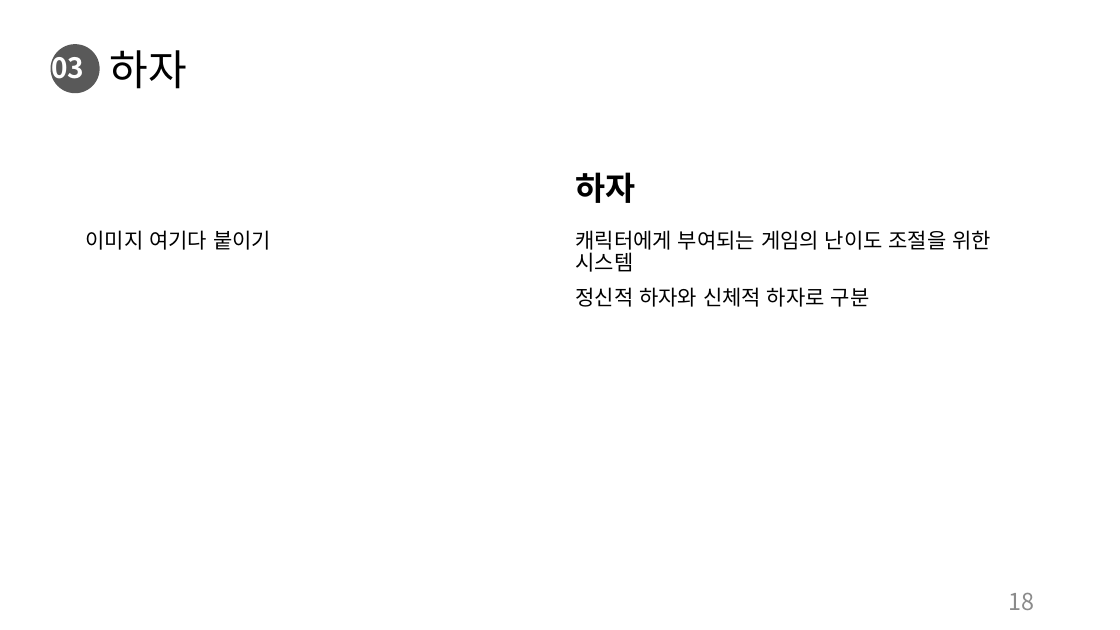
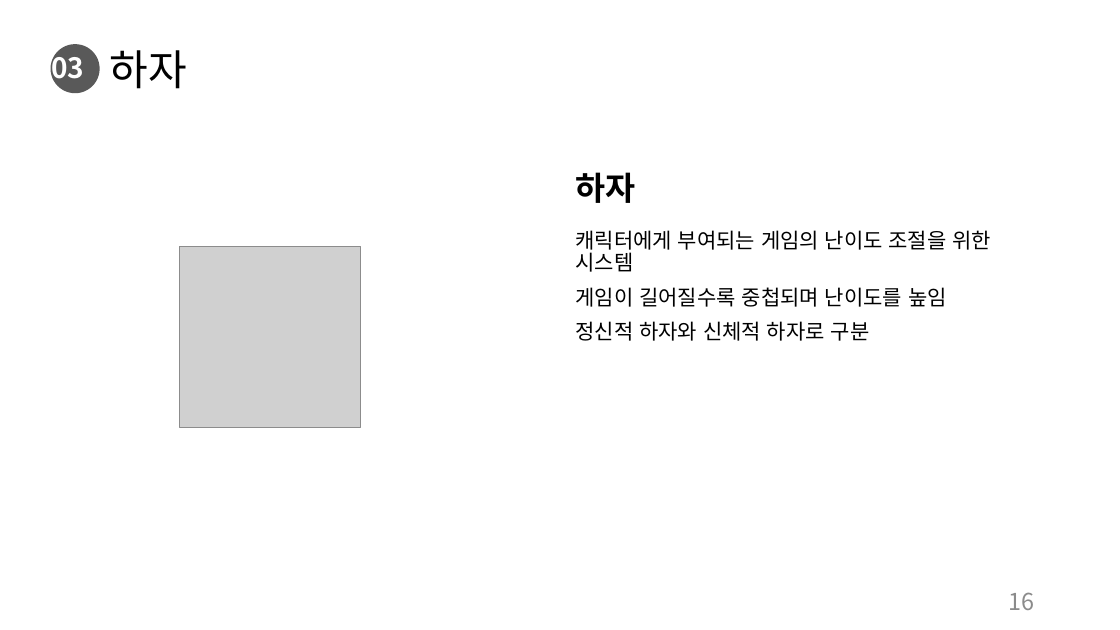
Before and after one commit to charobe/HDB, a slide deck: slide 16 of 조영욱/하자 드 바이오.pptx (slide 18 before the commit). Drawn at 1120x630 pixels with LibreOffice and Linux fonts; fonts in the diff are those of the drawing; grey boxes stand for pictures. Boxes give left, top, right and bottom in pixels: in the first picture for what was removed or moved away, otherwise in the second. Text is boxed around its words. In the diff, an @@ line names an element or a change of style, - is before the commit and + after.

```diff
--- a/조영욱/하자 드 바이오.pptx
+++ b/조영욱/하자 드 바이오.pptx
@@ text removed at [85, 230, 271, 250] @@
-이미지 여기다 붙이기
@@ picture added at [180, 246, 361, 428] @@
@@ text at [575, 287, 947, 307]: paragraph added @@
+게임이 길어질수록 중첩되며 난이도를 높임
@@ page number at [1009, 592, 1035, 610]: text changed @@
-18
+16
```
Also in this commit, not shown: 13 other slides changed, 10 slides added, 1 slide removed, 1 other file.
